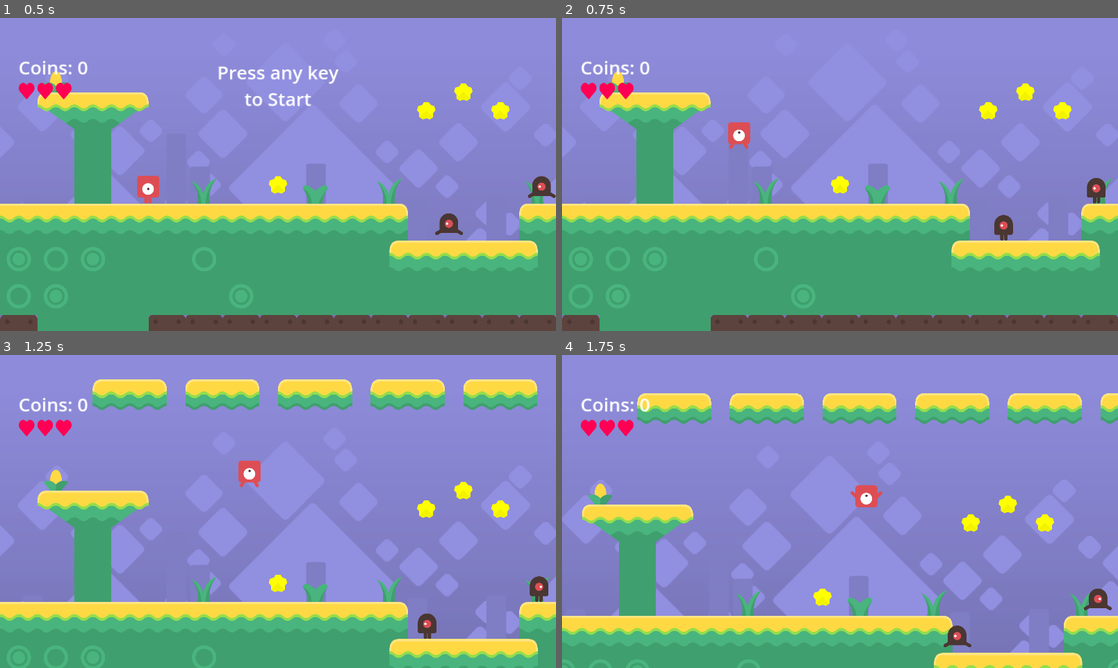
Above: before the commit, frames 1-4 (two rows, left to right).
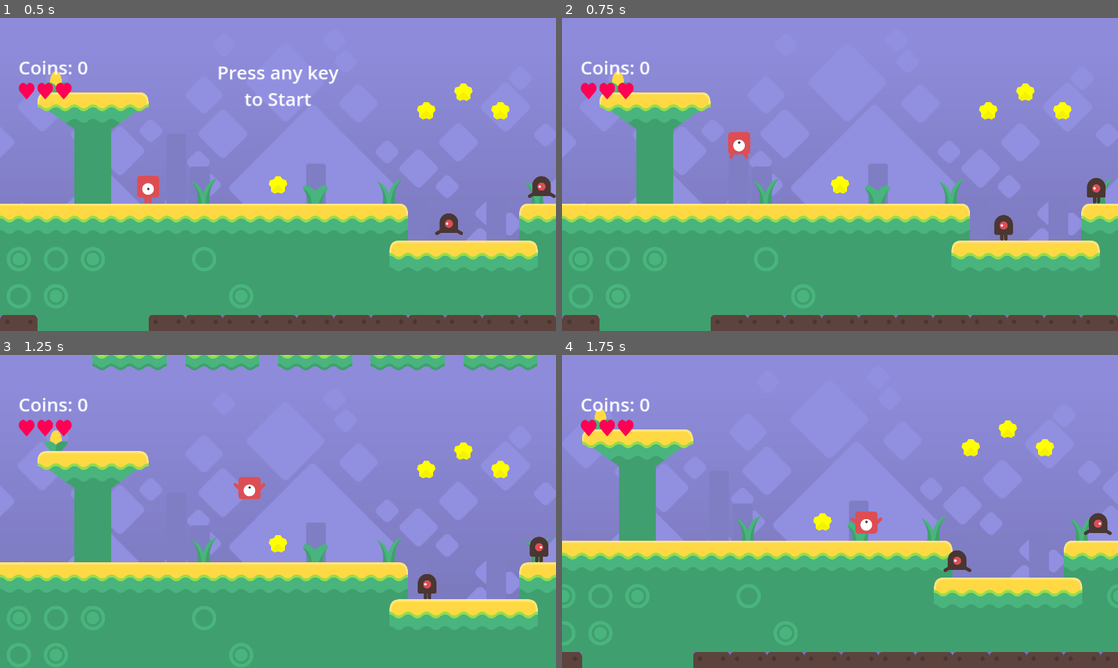
Above: after the commit, the same moments.

Repository: endlessm/moddable-platformer
Game: Godot game, scene res://main.tscn
The game is run twice, just before and just after one commit, with the same random seed, the same clock (stepped at 60 frames per second) and the same inputs.
Inputs:
- Up to frame 1 (0.5 s): no input
- Up to frame 2 (0.75 s): tap Enter (ui_accept) at 0.5, 0.6 s; hold Right (ui_right) from 0.53 s (still down)
- Up to frame 3 (1.25 s): keep holding Right (ui_right); tap Enter (ui_accept) at 0.77, 1.07 s
- Up to frame 4 (1.75 s): keep holding Right (ui_right); tap Enter (ui_accept) at 1.35, 1.52 s

Frame 1 is identical in both runs. In frame 2, 0.3% of the frame differs, in the area x 29-34%, y 33-46%; in frame 3, 36%; in frame 4, 46%, in the area x 0-100%, y 12-100%.

Commit message:
Player: Cut off jump if space is released before apex
This technique is borrowed from the MOVEMENT 2 demo available in the Godot
Asset Library. It makes jumping feel a little more natural: you can do a little
jump by tapping space, or a long jump by holding it a little longer.

Diff:
--- a/scripts/player.gd
+++ b/scripts/player.gd
@@ -12,6 +12,11 @@
 ## How high does your character jump? Note that the gravity will
 ## be influenced by the [member GameLogic.gravity].
 @export_range(-1000, 1000, 10, "suffix:px/s") var jump_velocity = -880.0
+
+## How much should the character's jump be reduced if you let go of the jump
+## key before the top of the jump? [code]0[/code] means “not at all”;
+## [code]100[/code] means “upwards movement completely stops”.
+@export_range(0, 100, 5, "suffix:%") var jump_cut_factor: float = 20
 
 # Get the gravity from the project settings to be synced with RigidBody nodes.
 var gravity = ProjectSettings.get_setting("physics/2d/default_gravity")
@@ -68,6 +73,11 @@
 	if Input.is_action_just_pressed("ui_accept") and is_on_floor():
 		velocity.y = jump_velocity
 
+	# Reduce velocity if the player lets go of the jump key before the apex.
+	# This allows controlling the height of the jump.
+	if Input.is_action_just_released("ui_accept") and velocity.y < 0:
+		velocity.y *= (1 - (jump_cut_factor / 100.00))
+
 	# Get the input direction and handle the movement/deceleration.
 	# As good practice, you should replace UI actions with custom gameplay actions.
 	var direction = Input.get_axis("ui_left", "ui_right")
